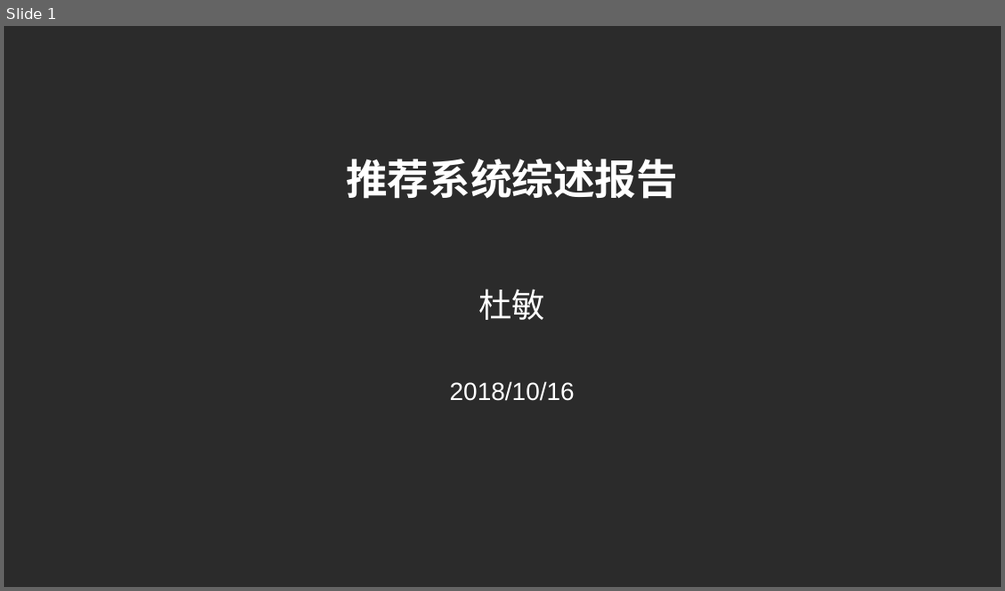
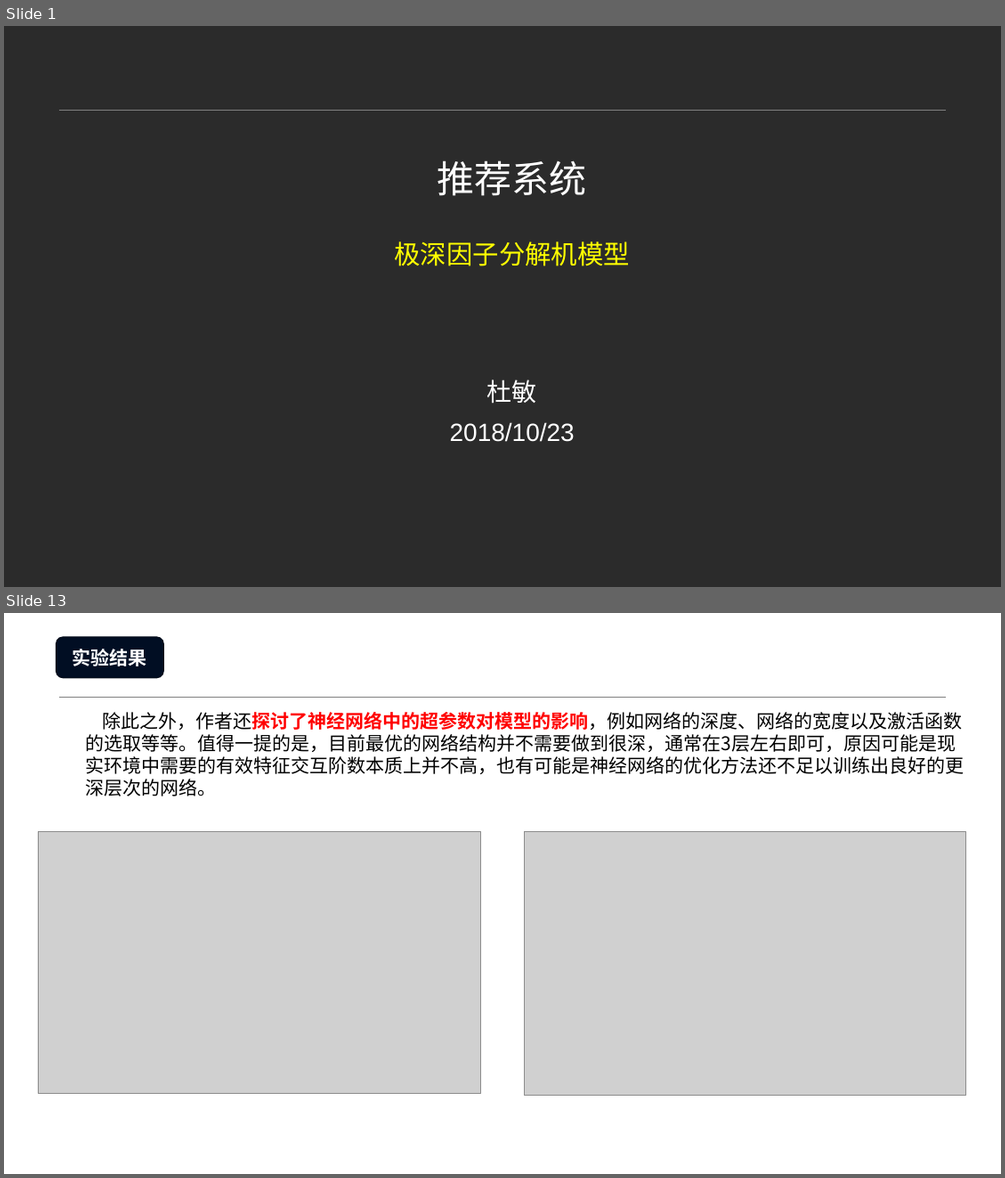
Before and after one commit to Leo-Yangren/RecommendationSystem, a slide deck: 小组会议.pptx. Shown one above the other, each under a label of ours: slide 1 before the commit, slides 1 and 13 after it; the slides between them are not shown. The pictures are 1005x591 and 1005x1178 pixels, drawn with LibreOffice and Linux fonts; fonts in the diff are those of the drawing; grey boxes stand for pictures; background and template pictures are left out; a plain dark background stands for a picture behind light text. Boxes give left, top, right and bottom in pixels: in the first picture for what was removed or moved away, otherwise in the second. Text is boxed around its words. In the diff, an @@ line names an element or a change of style, - is before the commit and + after.

```diff
--- a/小组会议.pptx
+++ b/小组会议.pptx
@@ slide 13 added at (x1=4, y1=613, x2=1001, y2=1174), background picture (left out); not listed: 1 template element that a slide beside it also shows @@
@@ rounded rectangle added at (x1=57, y1=637, x2=164, y2=677), fill #010E23, outline #010A1A 1 pt, 18 pt, text #FFFFFF, bold @@
+实验结果
@@ text added at (x1=86, y1=712, x2=964, y2=796), 18 pt, text #000000 @@
+除此之外，作者还探讨了神经网络中的超参数对模型的影响，例如网络的深度、网络的宽度以及激活函数的选取等等。值得一提的是，目前最优的网络结构并不需要做到很深，通常在3层左右即可，原因可能是现实环境中需要的有效特征交互阶数本质上并不高，也有可能是神经网络的优化方法还不足以训练出良好的更深层次的网络。
@@ picture added at (x1=38, y1=832, x2=480, y2=1093) @@
@@ picture added at (x1=525, y1=832, x2=966, y2=1096) @@
@@ slide 1 changed as well @@
@@ line added from (58, 110) to (947, 110), #808080 0.25 pt @@
@@ title at (x1=394, y1=160, x2=630, y2=266): text changed; size 40 to 25.2 pt; text colour #FFFFFF to #FFFF00; bold off @@
-推荐系统综述报告
+推荐系统
+极深因子分解机模型
@@ text "杜敏" moved from (x1=478, y1=289, x2=545, y2=320) to (x1=487, y1=379, x2=537, y2=403) @@
@@ text "杜敏" at (x1=487, y1=379, x2=537, y2=403): size 32 to 24 pt @@
@@ text at (x1=450, y1=422, x2=574, y2=442): text changed @@
-2018/10/16
+2018/10/23
```
Also in this commit, not shown: 13 other slides added, 18 slides removed, 1 other file.
